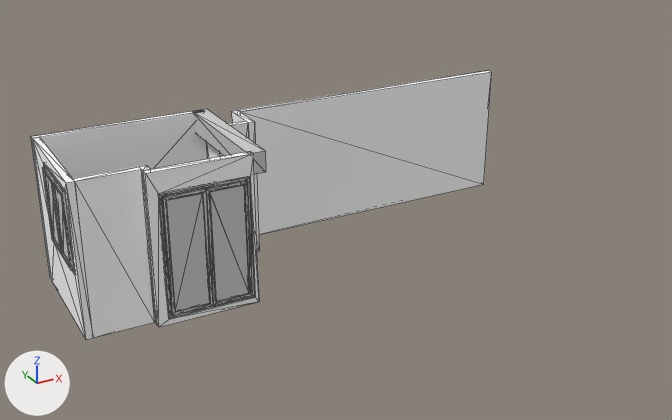
The COLLADA model DAEs/walls.dae, before and after one commit.
Camera for both pictures: a camera (50 mm lens) standing at (-6.6, -14.73, 7.47) and looking at (0.38, -2.04, 1.12). Every picture has the same lights, and +X, +Y and +Z are marked at lower left. Mesh edges are drawn as thin lines.

The first picture shows 'node0', 'node1', 'node10', 'node11', 'node3', 'node4', 'node5', 'node6'.
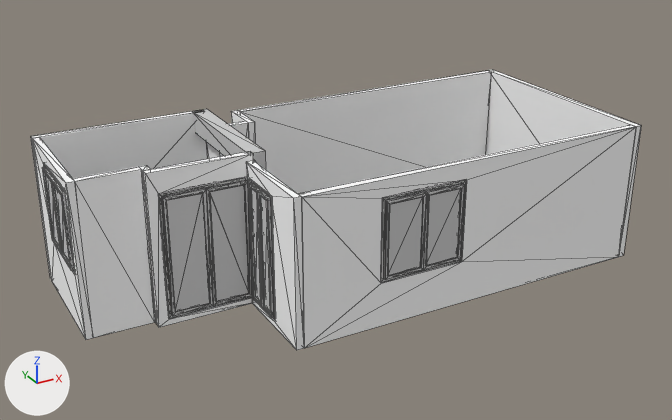
Changed parts and their boxes [x1, y1, x2, y2] in the pictures (672 x 420 px):
'node13', added
    after: [299, 125, 636, 348]
'node11', reshaped (21% narrower, 184% taller)
    before: [192, 109, 266, 175]
    after: [246, 161, 304, 350]
'node15', added
    after: [486, 70, 641, 257]
'node14', added
    after: [381, 180, 466, 282]
'node12', added
    after: [249, 180, 275, 320]
'node3', unchanged, covered by the edit
    before: [73, 167, 155, 338]
    after: [42, 166, 74, 271]
'node7', unchanged, uncovered by the edit
    before: [228, 121, 249, 184]
    after: [73, 167, 155, 338]
'node2', unchanged, uncovered by the edit
    before: [139, 165, 156, 323]
    after: [32, 137, 93, 340]
'node5', unchanged, covered by the edit
    before: [32, 137, 93, 340]
    after: [139, 165, 156, 323]

What changed in the scene script:
```text
Add mat_wall012:
    mat_wall012 = principled_material('Wall012')
    mat_wall012.base_color = (1.0, 1.0, 1.0)  # white #ffffff
    mat_wall012.roughness = 0.9
Add mat_wall014:
    mat_wall014 = principled_material('Wall014')
    mat_wall014.base_color = (1.0, 1.0, 1.0)  # white #ffffff
    mat_wall014.roughness = 0.9
Add mat_window003:
    mat_window003 = principled_material('Window003')
    mat_window003.base_color = (0.604, 0.604, 0.604)  # light grey #cccccc
    mat_window003.roughness = 0.9
Add mat_wall013:
    mat_wall013 = principled_material('Wall013')
    mat_wall013.base_color = (1.0, 1.0, 1.0)  # white #ffffff
    mat_wall013.roughness = 0.9
Add mat_window002:
    mat_window002 = principled_material('Window002')
    mat_window002.base_color = (0.604, 0.604, 0.604)  # light grey #cccccc
    mat_window002.roughness = 0.9
Add me_wall012:
    me_wall012.from_pydata(...)  # 16 vertices, 32 faces; spans x -1.4..-1.28, y -4.07..-2.45, z 0.0..2.45
    me_wall012.materials.append(mat_wall012)  # white #ffffff
Add me_wall014:
    me_wall014.from_pydata(...)  # a box spanning x 5.03..5.15, y -4.07..0.0, z 0.0..2.45
    me_wall014.materials.append(mat_wall014)  # white #ffffff
Add me_window003:
    me_window003.from_pydata(...)  # 64 vertices, 120 faces; spans x 0.053..1.553, y -4.097..-3.997, z 0.754..2.154
    me_window003.materials.append(mat_window003)  # light grey #cccccc
Add me_wall013:
    me_wall013.from_pydata(...)  # 16 vertices, 32 faces; spans x -1.28..5.03, y -4.07..-3.95, z 0.0..2.45
    me_wall013.materials.append(mat_wall013)  # white #ffffff
Add me_window002:
    me_window002.from_pydata(...)  # 64 vertices, 120 faces; spans x -1.42..-1.32, y -3.31..-2.51, z 0.1..2.2
    me_window002.materials.append(mat_window002)  # light grey #cccccc
Change ob_node11:
    ob_node11: bpy.data.objects.new('node11', me_body) -> bpy.data.objects.new('node11', me_wall012)
Add ob_node15:
    ob_node15 = bpy.data.objects.new('node15', me_wall014)
    ob_node15.location = (0.0, 0.0, 0.0)
Add ob_node14:
    ob_node14 = bpy.data.objects.new('node14', me_window003)
    ob_node14.location = (0.0, 0.0, 0.0)
Add ob_node13:
    ob_node13 = bpy.data.objects.new('node13', me_wall013)
    ob_node13.location = (0.0, 0.0, 0.0)
Add ob_node12:
    ob_node12 = bpy.data.objects.new('node12', me_window002)
    ob_node12.location = (0.0, 0.0, 0.0)
```
